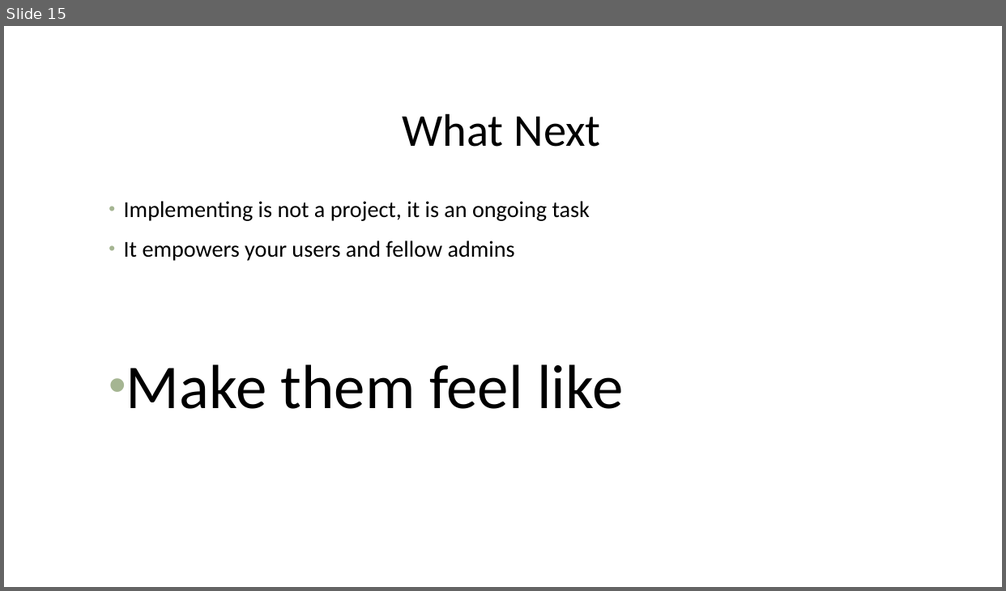
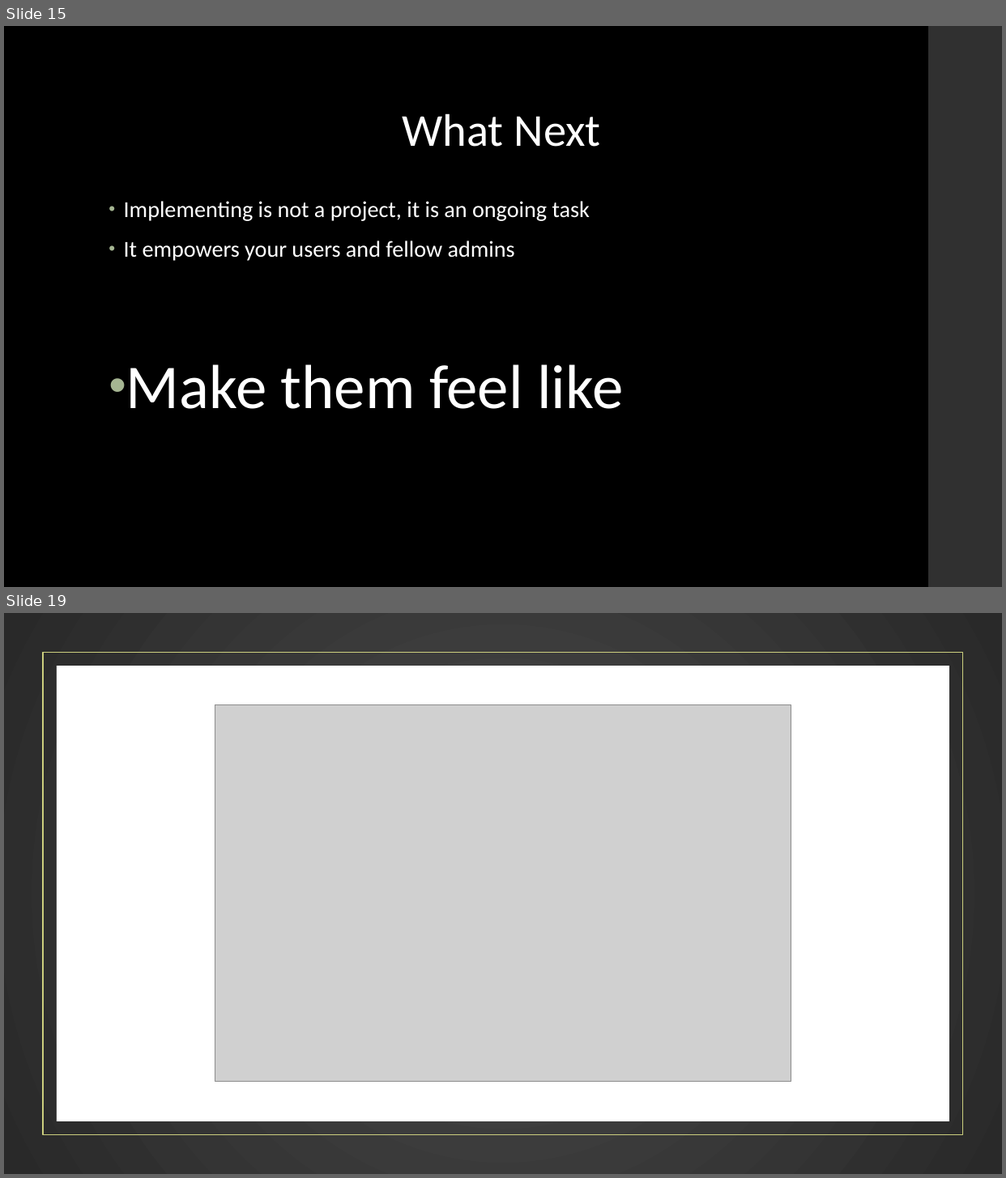
Before and after one commit to P0w3rChi3f/JEA-Just-Enough-Admin, a slide deck: Docs/PowerShell JEA.pptx. Shown one above the other, each under a label of ours: slide 15 before the commit, slides 15 and 19 after it; the slides between them are not shown. The pictures are 1006x591 and 1006x1178 pixels, drawn with LibreOffice and Linux fonts; fonts in the diff are those of the drawing; grey boxes stand for pictures; background and template pictures are left out. Boxes give left, top, right and bottom in pixels: in the first picture for what was removed or moved away, otherwise in the second. Text is boxed around its words. In the diff, an @@ line names an element or a change of style, - is before the commit and + after.

```diff
--- a/Docs/PowerShell JEA.pptx
+++ b/Docs/PowerShell JEA.pptx
@@ slide 19 added at (4,613,1002,1174), background gradient #4C4C4C to #2A2A2A; not listed: 1 template element that a slide beside it also shows @@
@@ rectangle added at (4,613,1002,1174), fill gradient #4C4C4C to #2A2A2A @@
@@ rectangle added at (43,653,963,1135), outline #CCCF7E 1.1 pt @@
@@ rectangle added at (57,666,949,1122), fill #FFFFFF @@
@@ picture added at (215,705,791,1082) @@
@@ slide 15 changed as well @@
@@ background #FFFFFF to #000000 @@
@@ rectangle added at (928,26,1002,587), fill #303030 @@
@@ text "What Next" at (403,113,601,147): text colour #000000 to #FFFFFF @@
@@ text "Implementing is not a project, ..." at (124,201,623,409): text colour #000000 to #FFFFFF @@
```
Also in this commit, not shown: 16 other slides changed, 1 other slide added, 2 slides removed, 1 other file.
